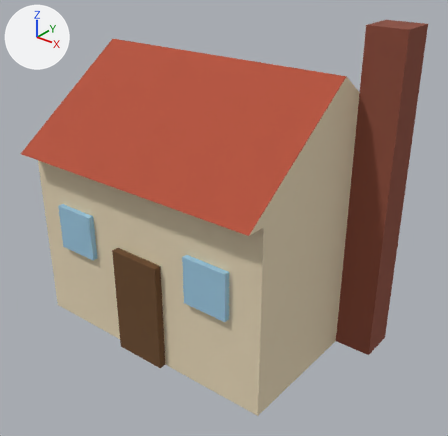
Two versions of the glTF model tests/golden/house.glb, one commit apart.
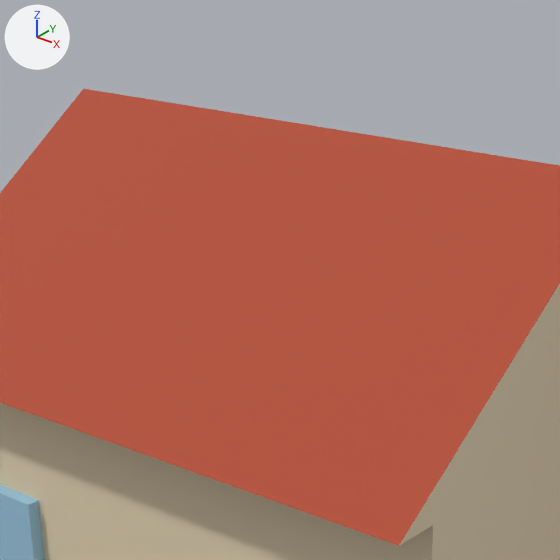
There are two pictures of each version: one whole from a 50 mm camera at (3.85, -4.9, 4.25) aimed at (0.07, -0.18, 1.32), one close up on the part from 17% to 71% of the width and 0% to 56% of the height. The axes (+X, +Y, +Z) are drawn at upper left. The lights are the same throughout. The first two pictures are the older version. Vertices at exactly the same position are counted once.

Names of what the first close-up shows: 'house'.
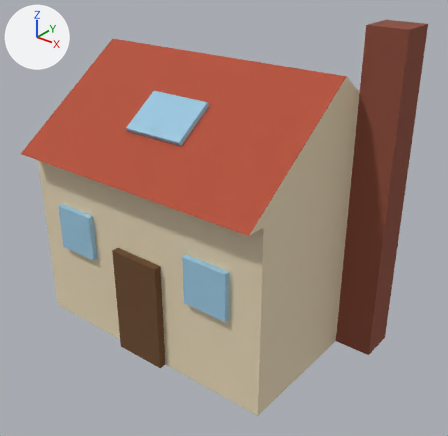
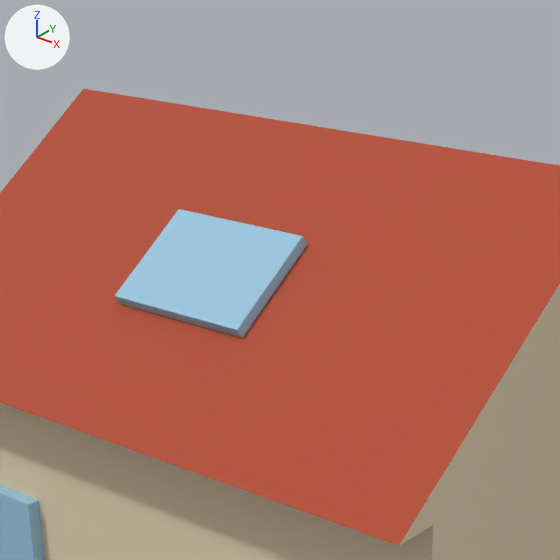
Boxes [x1, y1, x2, y2] around the edits, measured in the close-ups (560 x 560 px):
part 1 of me_house, added (blue): after [115, 209, 307, 338]

Diff of the bpy script that builds the scene:
```diff
--- a/tests/golden/house.glb.py
+++ b/tests/golden/house.glb.py
@@ me_house @@
 # used by ob_house; location = (0.0, 0.0, 0.0)
-me_house.from_pydata(...)  # 48 vertices, 76 faces; spans x -1.7..1.7, y -1.4..1.4, z 0.0..3.4
+me_house.from_pydata(...)  # 56 vertices, 88 faces; spans x -1.7..1.7, y -1.4..1.4, z 0.0..3.4
+# me_house part 1
+# 8 vertices are added at x -0.55..0.15, y -0.93..-0.5, z 2.35..2.69
+# 12 new faces join them
 me_house.materials.append(mat_palette)
```
